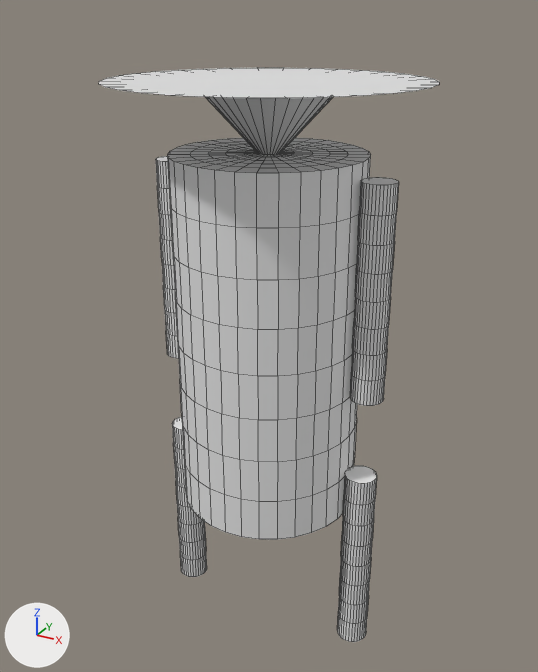
What one commit did to the Blender file Alex assets/animation rig.blend.
The view is the same before and after, from a 50 mm lens placed at (3.63, -6.58, 6.97), pointed at (-0.05, 0.1, 3.63). Lighting does not change. The marker at lower left points along +X, +Y and +Z. Mesh edges are drawn as thin lines.

The scene before the commit, as lines of its bpy script (objects in view):
```python
me_cylinder_001 = bpy.data.meshes.new('Cylinder.001')
me_cylinder_001.from_pydata(...)  # 1824 vertices, 1674 faces; spans x -9.1..9.1, y -9.1..9.1, z -2.6..3.0
ob_cylinder_001 = bpy.data.objects.new('Cylinder.001', me_cylinder_001)
ob_cylinder_001.location = (0.0, 0.01, 2.92)
ob_cylinder_001.rotation_euler = (0.0, 0.0, 1.571)  # degrees (0, 0, 90)
ob_cylinder_001.scale = (0.176, 0.176, 1.14)
```
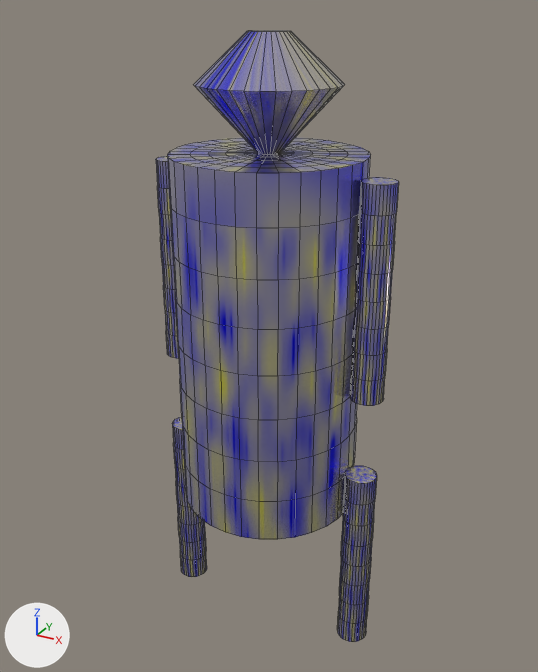
What changed in the scene script:
```text
Change me_cylinder_001:
    where me_cylinder_001.from_pydata(...)  # 1824 vertices, 1674 faces; spans x -9.1..9.1, y -9.1..9.1, z -2.6..3.0
    used by ob_cylinder_001; location = (0.0, 0.01, 2.92); rotation_euler = (0.0, 0.0, 1.571), in degrees (0, 0, 90); scale = (0.176, 0.176, 1.14)
    me_cylinder_001 part 1
    me_cylinder_001.vertices[1792].co: (1.8, 8.9, 3.0) -> (0.2, 1.1, 3.4)  # pixel (155, 71) -> pixel (252, 30)
    me_cylinder_001.vertices[1793].co: (0.0, 9.1, 3.0) -> (0.0, 1.2, 3.4)  # pixel (135, 73) -> pixel (249, 30)
    me_cylinder_001.vertices[1794].co: (3.5, 8.4, 3.0) -> (0.5, 1.1, 3.4)  # pixel (178, 70) -> pixel (255, 30)
    me_cylinder_001.vertices[1795].co: (5.1, 7.5, 3.0) -> (0.7, 1.0, 3.4)  # pixel (203, 69) -> pixel (259, 30)
    me_cylinder_001.vertices[1796].co: (6.4, 6.4, 3.0) -> (0.8, 0.8, 3.4)  # pixel (230, 68) -> pixel (263, 30)
    me_cylinder_001.vertices[1797].co: (7.6, 5.0, 3.0) -> (1.0, 0.6, 3.4)  # pixel (257, 67) -> pixel (267, 30)
    me_cylinder_001.vertices[1798].co: (8.4, 3.5, 3.0) -> (1.1, 0.4, 3.4)  # pixel (284, 67) -> pixel (271, 30)
    me_cylinder_001.vertices[1799].co: (8.9, 1.7, 3.0) -> (1.2, 0.2, 3.4)  # pixel (311, 68) -> pixel (275, 30)
    me_cylinder_001.vertices[1800].co: (9.1, 0.0, 3.0) -> (1.2, 0.0, 3.4)  # pixel (337, 69) -> pixel (279, 30)
    me_cylinder_001.vertices[1801].co: (8.9, -1.8, 3.0) -> (1.2, -0.3, 3.4)  # pixel (362, 70) -> pixel (283, 30)
    me_cylinder_001.vertices[1802].co: (8.4, -3.5, 3.0) -> (1.1, -0.5, 3.4)  # pixel (384, 71) -> pixel (286, 30)
    me_cylinder_001.vertices[1803].co: (7.6, -5.1, 3.0) -> (1.0, -0.7, 3.4)  # pixel (404, 73) -> pixel (288, 30)
    me_cylinder_001.vertices[1804].co: (6.4, -6.5, 3.0) -> (0.8, -0.9, 3.4)  # pixel (421, 76) -> pixel (290, 31)
    me_cylinder_001.vertices[1805].co: (5.1, -7.6, 3.0) -> (0.7, -1.0, 3.4)  # pixel (433, 78) -> pixel (291, 31)
    me_cylinder_001.vertices[1806].co: (3.5, -8.4, 3.0) -> (0.5, -1.1, 3.4)  # pixel (439, 81) -> pixel (291, 31)
    me_cylinder_001.vertices[1807].co: (1.8, -9.0, 3.0) -> (0.2, -1.2, 3.4)  # pixel (439, 84) -> pixel (290, 31)
    me_cylinder_001.vertices[1808].co: (0.0, -9.1, 3.0) -> (0.0, -1.2, 3.4)  # pixel (431, 87) -> pixel (288, 31)
    me_cylinder_001.vertices[1809].co: (-1.8, -9.0, 3.0) -> (-0.2, -1.2, 3.4)  # pixel (416, 90) -> pixel (286, 31)
    me_cylinder_001.vertices[1810].co: (-3.5, -8.4, 3.0) -> (-0.5, -1.1, 3.4)  # pixel (393, 93) -> pixel (283, 31)
    me_cylinder_001.vertices[1811].co: (-5.1, -7.6, 3.0) -> (-0.7, -1.0, 3.4)  # pixel (363, 95) -> pixel (279, 31)
    me_cylinder_001.vertices[1812].co: (-6.4, -6.5, 3.0) -> (-0.8, -0.9, 3.4)  # pixel (327, 97) -> pixel (275, 31)
    me_cylinder_001.vertices[1813].co: (-7.6, -5.1, 3.0) -> (-1.0, -0.7, 3.4)  # pixel (287, 98) -> pixel (271, 31)
    me_cylinder_001.vertices[1814].co: (-8.4, -3.5, 3.0) -> (-1.1, -0.5, 3.4)  # pixel (246, 98) -> pixel (266, 31)
    me_cylinder_001.vertices[1815].co: (-8.9, -1.8, 3.0) -> (-1.2, -0.3, 3.4)  # pixel (206, 97) -> pixel (262, 31)
    me_cylinder_001.vertices[1816].co: (-9.1, 0.0, 3.0) -> (-1.2, 0.0, 3.4)  # pixel (170, 95) -> pixel (258, 31)
    me_cylinder_001.vertices[1817].co: (-8.9, 1.7, 3.0) -> (-1.2, 0.2, 3.4)  # pixel (141, 93) -> pixel (254, 31)
    me_cylinder_001.vertices[1818].co: (-8.4, 3.5, 3.0) -> (-1.1, 0.4, 3.4)  # pixel (119, 90) -> pixel (251, 31)
    me_cylinder_001.vertices[1819].co: (-7.6, 5.0, 3.0) -> (-1.0, 0.6, 3.4)  # pixel (105, 87) -> pixel (249, 31)
    me_cylinder_001.vertices[1820].co: (-6.4, 6.4, 3.0) -> (-0.8, 0.8, 3.4)  # pixel (98, 84) -> pixel (247, 31)
    me_cylinder_001.vertices[1821].co: (-5.1, 7.5, 3.0) -> (-0.7, 1.0, 3.4)  # pixel (99, 81) -> pixel (246, 31)
    me_cylinder_001.vertices[1822].co: (-3.5, 8.4, 3.0) -> (-0.5, 1.1, 3.4)  # pixel (106, 78) -> pixel (247, 31)
    me_cylinder_001.vertices[1823].co: (-1.8, 8.9, 3.0) -> (-0.2, 1.1, 3.4)  # pixel (118, 75) -> pixel (248, 30)
    add me_cylinder_001.materials.append(mat_model_shiny)  # picture img_model_texture
```

What differs and where, as boxes [x1, y1, x2, y2] in the pictures (538 x 672 px; the box of a moved part takes in the faces that stretch with it):
'Cylinder.001', recoloured, reshaped (28% narrower, 7% taller)
    before: [99, 68, 439, 642]
    after: [156, 30, 399, 642]
part 1 of me_cylinder_001, moved or reshaped
    before: [99, 68, 439, 98]
    after: [193, 30, 345, 91]
